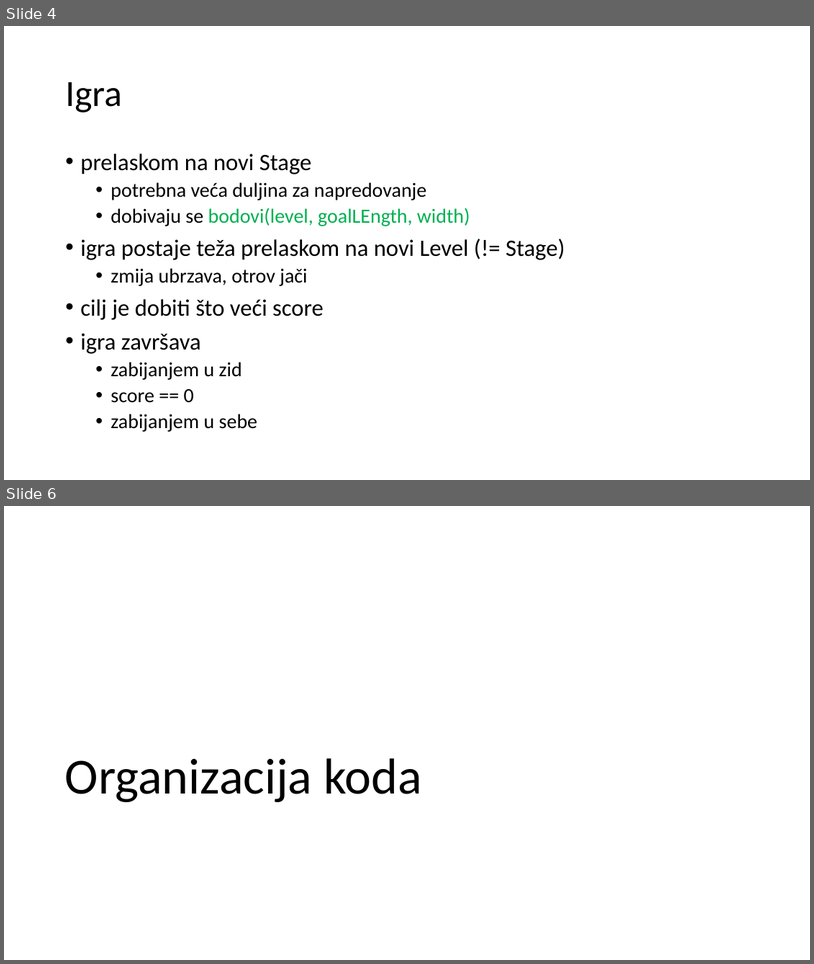
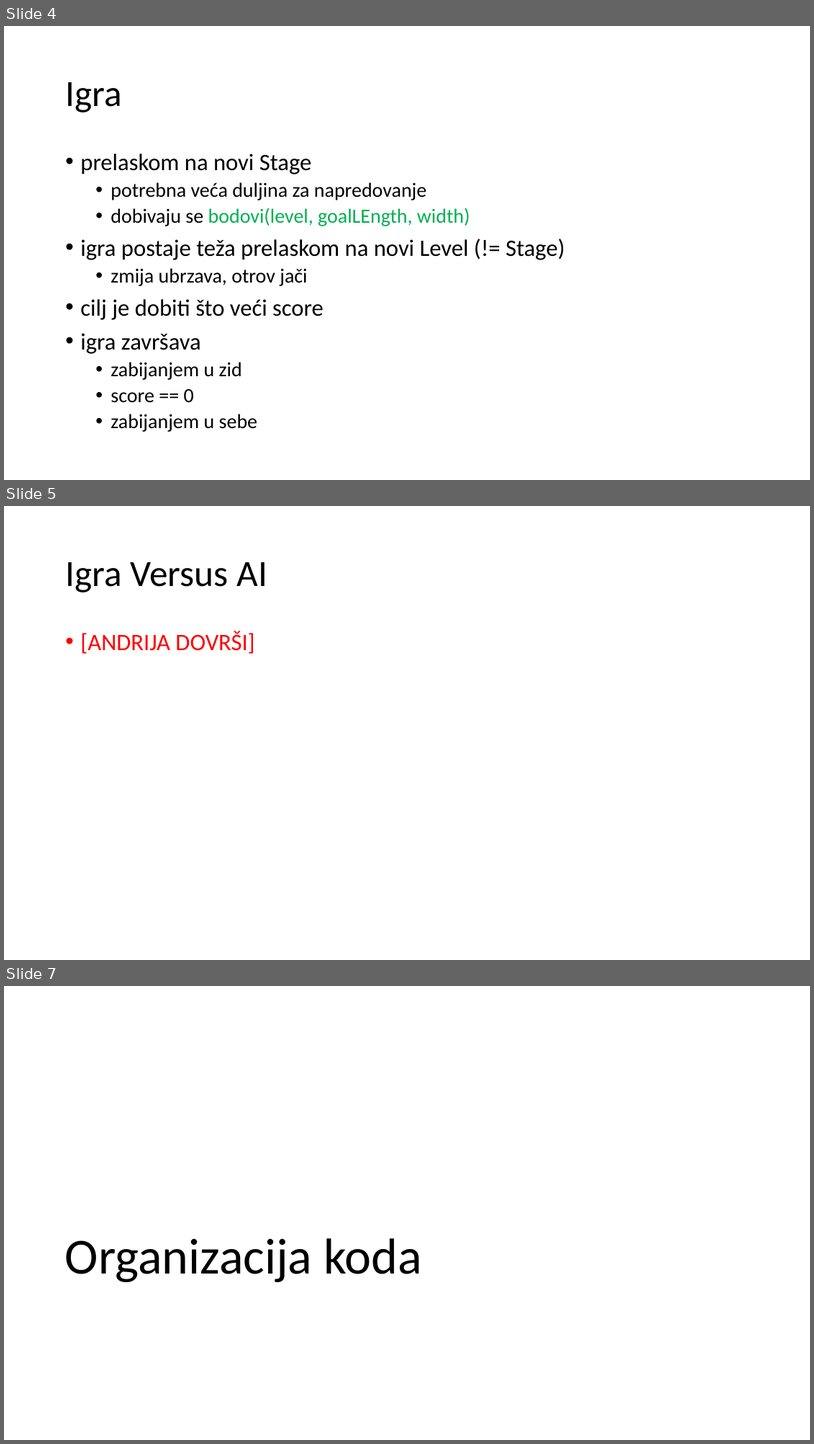
Before and after one commit to mihapetr/Zmija, a slide deck: docs/Zmijica.pptx. Shown one above the other, each under a label of ours: slides 4 and 6 before the commit, slides 4, 5 and 7 after it; the slides between them are not shown. The pictures are 814x964 and 814x1444 pixels, drawn with LibreOffice and Linux fonts; fonts in the diff are those of the drawing. Boxes give left, top, right and bottom in pixels: in the first picture for what was removed or moved away, otherwise in the second. Text is boxed around its words. In the diff, an @@ line names an element or a change of style, - is before the commit and + after.

```diff
--- a/docs/Zmijica.pptx
+++ b/docs/Zmijica.pptx
@@ slide 5 added at (4, 506, 810, 960), background #FFFFFF @@
@@ title added at (65, 562, 268, 592), 44 pt, text #000000 @@
+Igra Versus AI
@@ text added at (80, 631, 255, 654), 28 pt, text #FF0000 @@
+• [ANDRIJA DOVRŠI]
@@ what was slide 6 is now slide 7 @@
```
Also in this commit, not shown: 6 slides changed, 6 other slides added, 2 slides removed, 1 other file.
